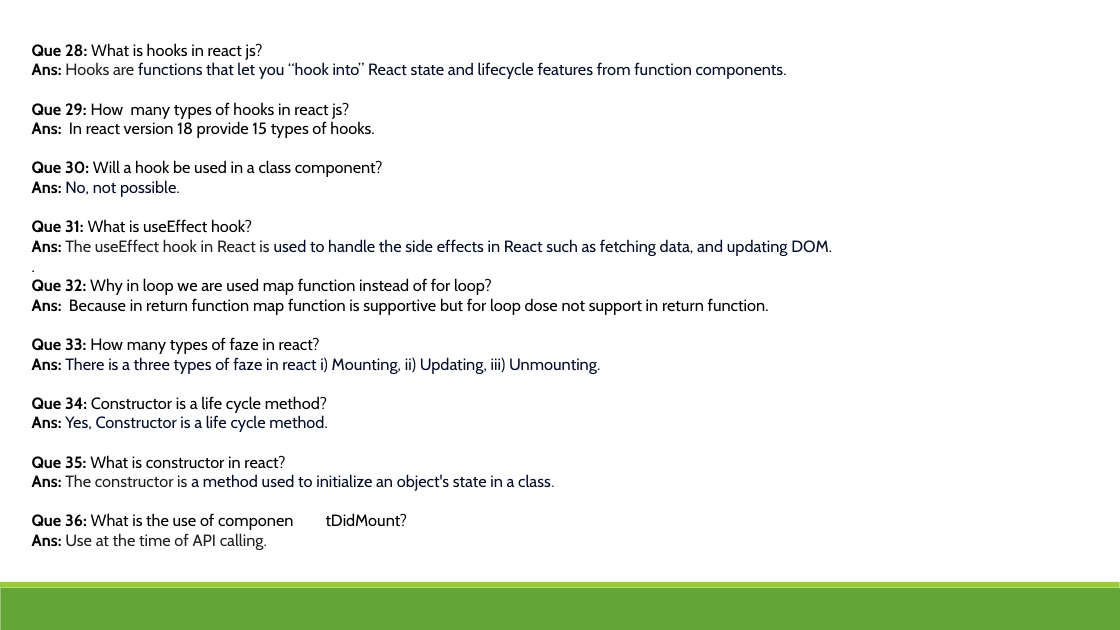
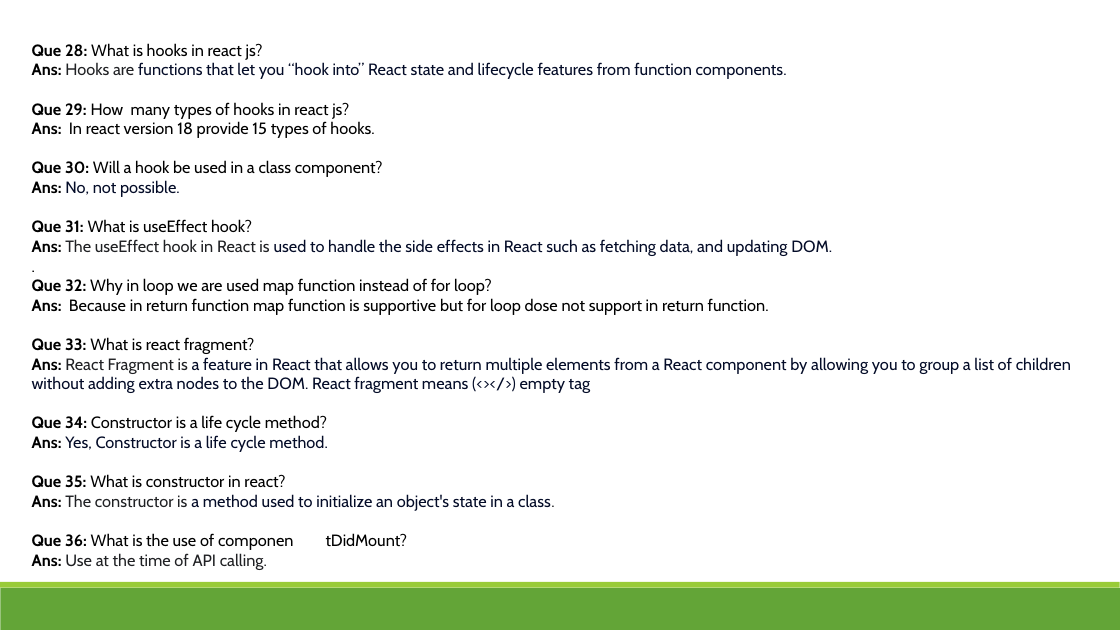
Before and after one commit to hatzademohit/code-step-by-step, a slide deck: slide 5 of QueAns/ReactQusAns.pptx. Drawn at 1120x630 pixels with LibreOffice and Linux fonts; fonts in the diff are those of the drawing. Boxes give left, top, right and bottom in pixels: in the first picture for what was removed or moved away, otherwise in the second. Text is boxed around its words. In the diff, an @@ line names an element or a change of style, - is before the commit and + after.

```diff
--- a/QueAns/ReactQusAns.pptx
+++ b/QueAns/ReactQusAns.pptx
@@ text at <box>32,337,1071,393</box>: text changed @@
-Que 33: How many types of faze in react?
-Ans: There is a three types of faze in react i) Mounting, ii) Updating, iii) Unmounting.
+Que 33: What is react fragment?
+Ans: React Fragment is a feature in React that allows you to return multiple elements from a React component by allowing you to group a list of children without adding extra nodes to the DOM. React fragment means (<></>) empty tag
```
Also in this commit, not shown: 5 other files.
